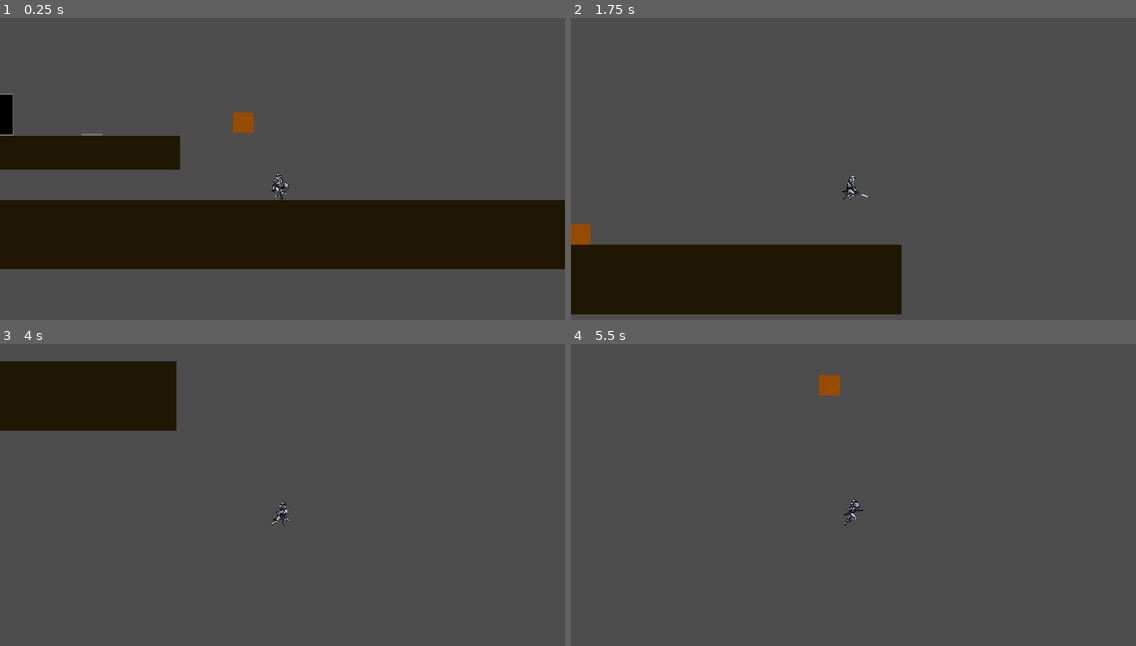
Above: before the commit, frames 1-4 (two rows, left to right).
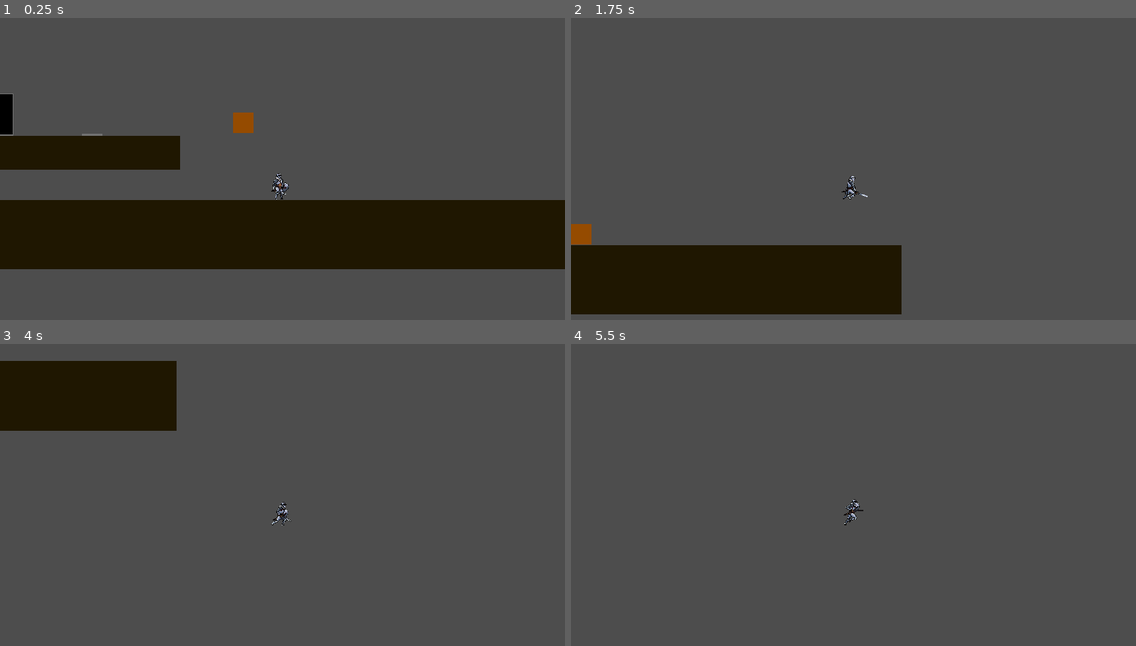
Above: after the commit, the same moments.

Repository: Darr3n2GG/Puzzle-Knight
Game: Godot game, scene res://Resources/scenes/test.tscn
Two runs of this game, one before a commit and one after it. Both use one fixed random seed, a clock stepped at 60 frames per second and the inputs below. The project has no main scene, so this scene is started directly.
Inputs:
- Up to frame 1 (0.25 s): no input
- Up to frame 2 (1.75 s): hold D (right) from 0.53 s (still down); tap Shift (interact golem) at 0.6, 1.55 s; tap Space (jump) at 0.77, 0.8, 1.07, 1.35, 1.52 s
- Up to frame 3 (4 s): tap Space (jump) at 1.82, 2.3, 3.02, 3.32, 3.6, 3.77 s; release D (right) at 2.03 s; hold A (left) 2.03-2.78 s; tap Shift (interact golem) at 2.1, 2.85 s; hold D (right) from 2.78 s (still down)
- Up to frame 4 (5.5 s): tap Space (jump) at 4.07, 4.52, 4.82, 5.3 s; release D (right) at 4.28 s; hold A (left) 4.28-5.03 s; tap Shift (interact golem) at 4.35, 5.1 s; hold D (right) from 5.03 s (still down)

The runs differ from the first frame. In frame 1, less than 0.1% of the frame differs, in the area x 0-3%, y 25-26%; in frame 2, 0.2%; in frame 3, less than 0.1%; in frame 4, 0.3%, in the area x 43-48%, y 10-18%.

Commit message:
build 0.21
-reorganised golem and player scripts
-changed things to add.txt

Diff:
--- a/Characters/Player/playerMove.gd
+++ b/Characters/Player/playerMove.gd
@@ -1,11 +1,9 @@
 extends CharacterBody2D
 
-@onready var anim = $Animation
-@onready var golem = get_parent().get_node("Golem")
-@export var speed : float = 200.0
-@export var jump_vel : float = -300.0
-
-
+@onready var anim : Node = $Animation
+@onready var golem : Node = get_node("../Golem")
+const speed : float = 200.0
+const jump_vel : float = -300.0
 var gravity = ProjectSettings.get_setting("physics/2d/default_gravity")
 
 
@@ -36,17 +34,17 @@
 
 
 func update_animation():
-		if velocity.y < 0:
-			while not is_on_floor():
-				anim.play("jump_start")
-				if anim.frame == 1:
-					anim.pause()
-				break
-		elif velocity.y > 0:
-			while not is_on_floor():
-				anim.play("jump_finish")
-				break
-		elif Input.is_action_pressed("right") or Input.is_action_pressed("left"):
-			anim.play("run")
-		else:
-			anim.play("idle")
+	if velocity.y < 0:
+		while not is_on_floor():
+			anim.play("jump_start")
+			if anim.frame == 1:
+				anim.pause()
+			break
+	elif velocity.y > 0:
+		while not is_on_floor():
+			anim.play("jump_finish")
+			break
+	elif Input.is_action_pressed("right") or Input.is_action_pressed("left"):
+		anim.play("run")
+	else:
+		anim.play("idle")
--- a/Characters/golem/golemMove.gd
+++ b/Characters/golem/golemMove.gd
@@ -1,85 +1,60 @@
 extends CharacterBody2D
-@onready var player = get_parent().get_node("Player")  #get player node
+
+@onready var player = get_node("../Player")  #get player node
 @onready var timer = $Timer #get timer node
+enum GolemStates {FOLLOW_STATE,SOLID_STATE,CARRY_STATE}
+@export var state = GolemStates.FOLLOW_STATE
+const JUMP_VEL : float = -300.0
+const SPEED : float = 200.0
 var carried = 0 #check if golem is JUST carried
 var throwed = 0 #check if golem is throwed
-var dir = 0
-@export var throw_vel = -400.0
-@export var state = 0 #golem state
-# 0 -> follow player
-# 1 -> become solid
-# 2 -> carry golem
-@export var speed : float = 190.0
-@export var TS = 3 #throw speed
-
-
+var dir : int
 var gravity = ProjectSettings.get_setting("physics/2d/default_gravity")
 
 func _physics_process(delta):
-	if not is_on_floor() and state != 2:
+	if not is_on_floor() and state != GolemStates.CARRY_STATE:
 		velocity.y += gravity * delta
-	follow_player(delta)
-	if throwed == 1:
-		if dir == 0:
-			if player.get_child(0).is_flipped_h() == false:
-				dir = 1
-			else:
-				dir = -1
-		if not is_on_floor():
-			global_position.x += TS * dir
-		else:
-			throwed = 0
-			dir = 0
-			pass
+	var selfpos = global_position
+	var playerpos = player.global_position
+	var distx = abs(selfpos.x - playerpos.x)
+	var disty = abs(selfpos.y - playerpos.y)
+	var dyn_dir = (playerpos.x-selfpos.x)/abs(playerpos.x-selfpos.x)
+	if dir == 0:
+		dir = -1 if player.get_child(0).is_flipped_h() else 1
+	if disty > 500:
+		global_position = player.global_position
+	elif distx > 50 and state == GolemStates.FOLLOW_STATE:
+		global_position.x += SPEED * dyn_dir * delta
+	elif state == GolemStates.CARRY_STATE:
+		global_position = Vector2(playerpos.x,playerpos.y - 30)
+	if not is_on_floor() and throwed == 1:
+		global_position.x += SPEED * 1.25 * dir * delta
+	else:
+		throwed = 0
+		dir = 0
 	move_and_slide()
 
 func _input(_event):
 	var dist = position.distance_to(player.position)
-	if dist < 100:
-		if Input.is_action_just_pressed("interact golem") and state != 2:
+	if dist < 200:
+		if Input.is_action_just_pressed("interact golem") and state != GolemStates.CARRY_STATE:
 			timer.start()
 		elif Input.is_action_just_released("interact golem"):
 			if carried == 0:
-				if state == 0:
-					change_state(1)
-				else:
-					change_state(0)
+				change_state(GolemStates.SOLID_STATE if state ==GolemStates.FOLLOW_STATE else GolemStates.FOLLOW_STATE)
 			timer.stop()
-		elif Input.is_action_just_pressed("jump") and state == 2:
-			change_state(1)
-			velocity.y = throw_vel
+		elif Input.is_action_just_pressed("jump") and state == GolemStates.CARRY_STATE:
+			change_state(GolemStates.SOLID_STATE)
+			velocity.y = JUMP_VEL
 			throwed = 1
 
 func change_state(stated):
 	state = stated
-	if stated != 0:
-		set_collision_layer_value(2,0)
-		set_collision_layer_value(1,1)
-		set_collision_mask_value(2,0)
-		set_collision_mask_value(1,1)
-	else:
-		set_collision_layer_value(1,0)
-		set_collision_layer_value(2,1)
-		set_collision_mask_value(1,0)
-		set_collision_mask_value(2,1)
-	carried = 0
-
-func follow_player(process_delta):
-	var selfpos = global_position
-	var playerpos = player.global_position
-	var distx = Vector2(selfpos.x,0).distance_to(Vector2(playerpos.x,0))
-	var disty = Vector2(0,selfpos.y).distance_to(Vector2(0,playerpos.y))
-	if disty > 500:
-		global_position = player.global_position
-	elif distx > 50 and state == 0:
-		var dirfp = (player.global_position.x - self.global_position.x)/abs(player.global_position.x - self.global_position.x)
-#		var delta = get_process_delta_time()
-		global_position.x += speed * dirfp * process_delta
-	elif state == 2:
-		global_position = Vector2(playerpos.x,playerpos.y - 30)
-	else:
-		pass
+	set_collision_layer_value(2 if stated != GolemStates.FOLLOW_STATE else 1,0)
+	set_collision_layer_value(1 if stated != GolemStates.FOLLOW_STATE else 2,1)
+	set_collision_mask_value(2 if stated != GolemStates.FOLLOW_STATE else 1,0)
+	set_collision_mask_value(1 if stated != GolemStates.FOLLOW_STATE else 2,1)
+	carried = 0 if stated != GolemStates.CARRY_STATE else 1
 
 func _on_timer_timeout():
-	change_state(2)
-	carried = 1
+	change_state(GolemStates.CARRY_STATE)
--- a/Resources/scenes/test.tscn
+++ b/Resources/scenes/test.tscn
@@ -42,7 +42,6 @@
 
 [node name="Label" parent="UI/Control" index="0"]
 visible = false
-layout_mode = 0
 offset_left = -315.0
 offset_top = -142.0
 offset_right = -229.0
--- a/UI/ui.tscn
+++ b/UI/ui.tscn
@@ -11,6 +11,7 @@
 grow_vertical = 2
 
 [node name="Label" type="Label" parent="Control"]
+layout_mode = 0
 offset_left = -41.0
 offset_top = -13.0
 offset_right = 45.0
--- a/project.godot
+++ b/project.godot
@@ -18,7 +18,7 @@
 
 window/size/viewport_width=1920
 window/size/viewport_height=1080
-window/stretch/mode="viewport"
+window/stretch/mode="canvas_items"
 
 [gui]
 
Not shown, changed: imports/things to add.txt
